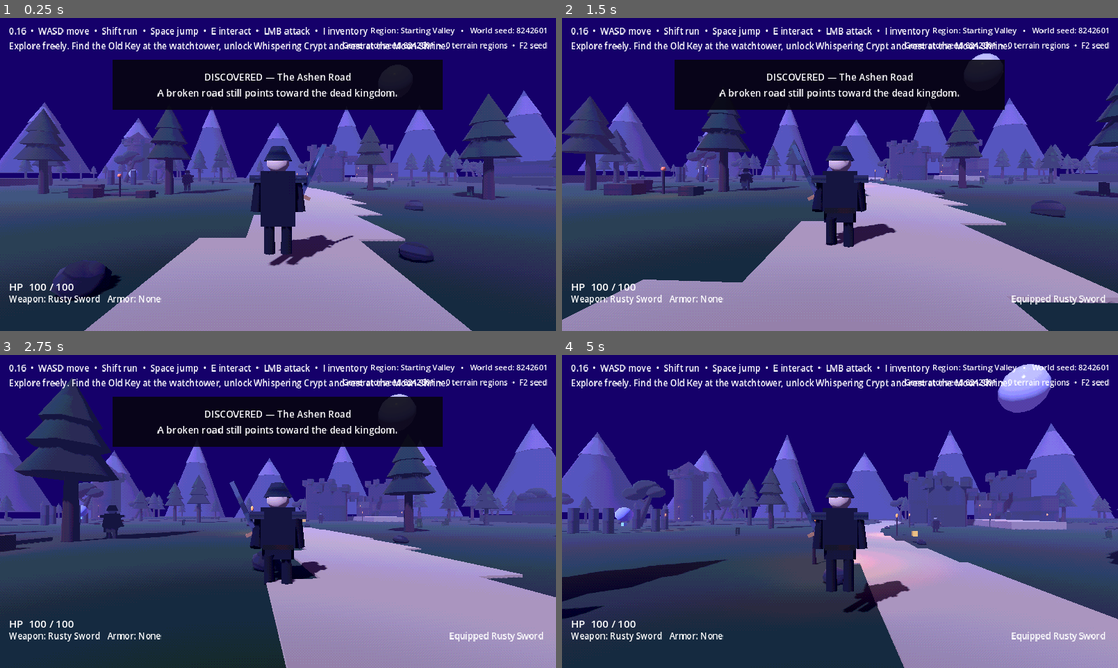
Above: before the commit, frames 1-4 (two rows, left to right).
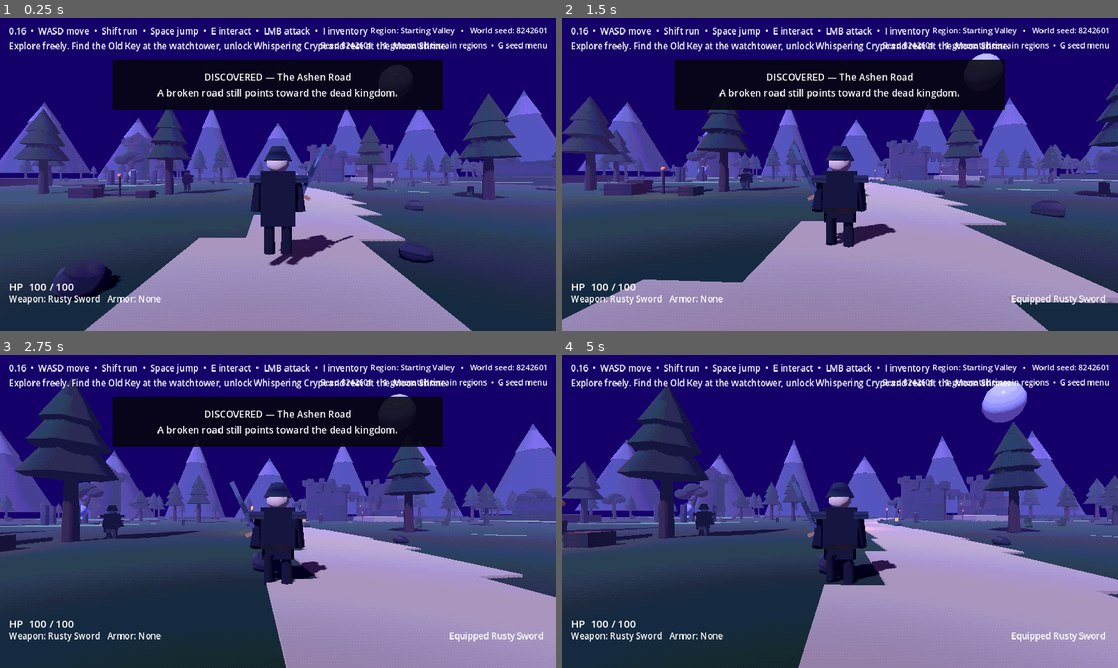
Above: after the commit, the same moments.

Repository: jasonjllind-cpu/aispel
Game: Godot game, scene res://main.tscn
Same seed, same stepped clock (60 frames per second), same inputs: the game is played once before the commit and once after it.
Inputs (mouse positions are in pixels of both pictures, inside the frame that each line leads up to):
- Up to frame 1 (0.25 s): no input
- Up to frame 2 (1.5 s): tap Enter at 0.5 s; move the mouse to (867, 174) at 0.52 s; press the mouse at (867, 174) at 0.53 s; hold W (move_forward) from 0.53 s (still down); tap Space (jump) at 0.77 s; move the mouse to (812, 174) at 1.27 s; release the mouse at (812, 174) at 1.28 s; tap R (equip_next) at 1.35 s
- Up to frame 3 (2.75 s): keep holding W (move_forward); tap Space (jump) at 1.52 s; move the mouse to (289, 505) at 2.02 s; hold E (interact) from 2.03 s (still down)
- Up to frame 4 (5 s): keep holding W (move_forward); move the mouse to (834, 517) at 2.77 s; release E (interact) at 2.78 s; tap Shift (sprint) at 2.85 s; tap Space (jump) at 3.02, 3.77, 4.52 s; move the mouse to (878, 514) at 3.52 s; press the mouse at (878, 514) at 3.53 s; move the mouse to (795, 508) at 4.27 s; release the mouse at (795, 508) at 4.28 s; tap R (equip_next) at 4.35 s

The runs differ from the first frame. In frame 1, 0.6% of the frame differs, in the area x 9-99%, y 7-56%; in frame 2, 0.6%; in frame 3, 0.6%; in frame 4, 27%, in the area x 0-100%, y 2-100%.

Commit message:
Generate seeded terrain in starting valley

Diff:
--- a/scripts/world/procedural_world_system.gd
+++ b/scripts/world/procedural_world_system.gd
@@ -5,6 +5,18 @@
 
 const CHECK_INTERVAL: float = 0.35
 const REGION_CONFIG: Dictionary = {
+	"starting_valley": {
+		"biome": "green_highlands",
+		"slots": [
+			{"id": "player_spawn", "center": Vector2(0, 24), "radius": 14.0, "feather": 8.0, "height": 0.015},
+			{"id": "abandoned_camp", "center": Vector2(-16, 4), "radius": 10.0, "feather": 6.0, "height": 0.015},
+			{"id": "moon_shrine", "center": Vector2(-34, -28), "radius": 12.0, "feather": 7.0, "height": 0.015},
+			{"id": "ruined_keep", "center": Vector2(28, -58), "radius": 24.0, "feather": 10.0, "height": 0.015},
+			{"id": "lonely_watchtower", "center": Vector2(-58, -72), "radius": 14.0, "feather": 8.0, "height": 0.015},
+			{"id": "whispering_crypt", "center": Vector2(72, -34), "radius": 17.0, "feather": 9.0, "height": 0.015},
+			{"id": "starfall_grove", "center": Vector2(66, 46), "radius": 13.0, "feather": 8.0, "height": 0.015}
+		]
+	},
 	"blackwood": {
 		"biome": "blackwood",
 		"slots": [
@@ -50,6 +62,7 @@
 		seed_value = int(world_state.get("world_seed"))
 	generator.call("configure", seed_value)
 	_build_status_ui(seed_value)
+	_build_starting_valley_terrain()
 	_scan_runtime_regions()
 	set_process(true)
 
@@ -60,55 +73,71 @@
 	elapsed = 0.0
 	_scan_runtime_regions()
 
+func _build_starting_valley_terrain() -> void:
+	if world == null or world.has_node("GeneratedStartingValley"):
+		return
+	var config: Dictionary = REGION_CONFIG.get("starting_valley", {})
+	var biome_id: String = str(config.get("biome", "green_highlands"))
+	var reserved_slots: Array[Dictionary] = _reserved_slots_from_config(config)
+	var terrain_root := Node3D.new()
+	terrain_root.name = "GeneratedStartingValley"
+	world.add_child(terrain_root)
+	_build_chunks(terrain_root, "starting_valley", biome_id, Vector3.ZERO, reserved_slots, -3, 3)
+
 func _scan_runtime_regions() -> void:
 	if world == null:
 		return
+	var active_generated: int = 1 if world.has_node("GeneratedStartingValley") else 0
 	var runtime_regions := world.get_node_or_null("RuntimeRegions") as Node3D
-	if runtime_regions == null:
-		return
-	var active_generated: int = 0
-	for child in runtime_regions.get_children():
-		if not child is Node3D:
-			continue
-		var region_node := child as Node3D
-		var region_id: String = region_node.name.trim_prefix("Region_")
-		if not REGION_CONFIG.has(region_id):
-			continue
-		if not region_node.has_node("GeneratedTerrain"):
-			_build_region_terrain(region_node, region_id)
-		if region_node.has_node("GeneratedTerrain"):
-			active_generated += 1
+	if runtime_regions != null:
+		for child in runtime_regions.get_children():
+			if not child is Node3D:
+				continue
+			var region_node := child as Node3D
+			var region_id: String = region_node.name.trim_prefix("Region_")
+			if not REGION_CONFIG.has(region_id) or region_id == "starting_valley":
+				continue
+			if not region_node.has_node("GeneratedTerrain"):
+				_build_region_terrain(region_node, region_id)
+			if region_node.has_node("GeneratedTerrain"):
+				active_generated += 1
 	generated_region_count = active_generated
 	_refresh_status()
 
 func _build_region_terrain(region_node: Node3D, region_id: String) -> void:
 	var config: Dictionary = REGION_CONFIG.get(region_id, {})
 	var biome_id: String = str(config.get("biome", "green_highlands"))
+	var reserved_slots: Array[Dictionary] = _reserved_slots_from_config(config)
+
+	var terrain_root := Node3D.new()
+	terrain_root.name = "GeneratedTerrain"
+	region_node.add_child(terrain_root)
+	_build_chunks(terrain_root, region_id, biome_id, region_node.global_position, reserved_slots, -2, 2)
+
+func _reserved_slots_from_config(config: Dictionary) -> Array[Dictionary]:
+	var reserved_slots: Array[Dictionary] = []
 	var slots_variant: Variant = config.get("slots", [])
-	var reserved_slots: Array[Dictionary] = []
 	if slots_variant is Array:
 		for slot in slots_variant:
 			if slot is Dictionary:
 				reserved_slots.append((slot as Dictionary).duplicate(true))
+	return reserved_slots
 
-	var terrain_root := Node3D.new()
-	terrain_root.name = "GeneratedTerrain"
-	region_node.add_child(terrain_root)
-
-	for chunk_z in range(-2, 2):
-		for chunk_x in range(-2, 2):
+func _build_chunks(parent: Node3D, region_id: String, biome_id: String, region_center: Vector3, reserved_slots: Array[Dictionary], min_coord: int, max_coord_exclusive: int) -> void:
+	for chunk_z in range(min_coord, max_coord_exclusive):
+		for chunk_x in range(min_coord, max_coord_exclusive):
 			var coord := Vector2i(chunk_x, chunk_z)
 			var cache_key: String = "%d:%s:%d:%d" % [_world_seed(), region_id, chunk_x, chunk_z]
 			var chunk_data: Dictionary
 			if chunk_data_cache.has(cache_key):
 				chunk_data = (chunk_data_cache[cache_key] as Dictionary).duplicate(true)
 			else:
-				chunk_data = generator.call("generate_chunk_data", region_id, biome_id, region_node.global_position, coord, reserved_slots)
+				chunk_data = generator.call("generate_chunk_data", region_id, biome_id, region_center, coord, reserved_slots)
 				chunk_data_cache[cache_key] = chunk_data.duplicate(true)
 
 			var chunk := Node3D.new()
 			chunk.set_script(TERRAIN_CHUNK_SCRIPT)
-			terrain_root.add_child(chunk)
+			parent.add_child(chunk)
 			chunk.call("build_from_data", chunk_data)
 
 func _world_seed() -> int:
@@ -135,15 +164,15 @@
 	var layer := CanvasLayer.new()
 	layer.layer = 127
 	status_label = Label.new()
-	status_label.position = Vector2(382, 25)
-	status_label.size = Vector2(248, 18)
+	status_label.position = Vector2(350, 25)
+	status_label.size = Vector2(280, 18)
 	status_label.horizontal_alignment = HORIZONTAL_ALIGNMENT_RIGHT
 	status_label.add_theme_font_size_override("font_size", 9)
-	status_label.text = "Generator seed %d  •  F2 world seed" % seed_value
+	status_label.text = "Seed %d  •  Starting Valley generated  •  G seed menu" % seed_value
 	layer.add_child(status_label)
 	world.add_child(layer)
 
 func _refresh_status() -> void:
 	if status_label == null:
 		return
-	status_label.text = "Generator seed %d  •  %d terrain regions  •  F2 seed" % [_world_seed(), generated_region_count]
+	status_label.text = "Seed %d  •  %d generated terrain regions  •  G seed menu" % [_world_seed(), generated_region_count]
